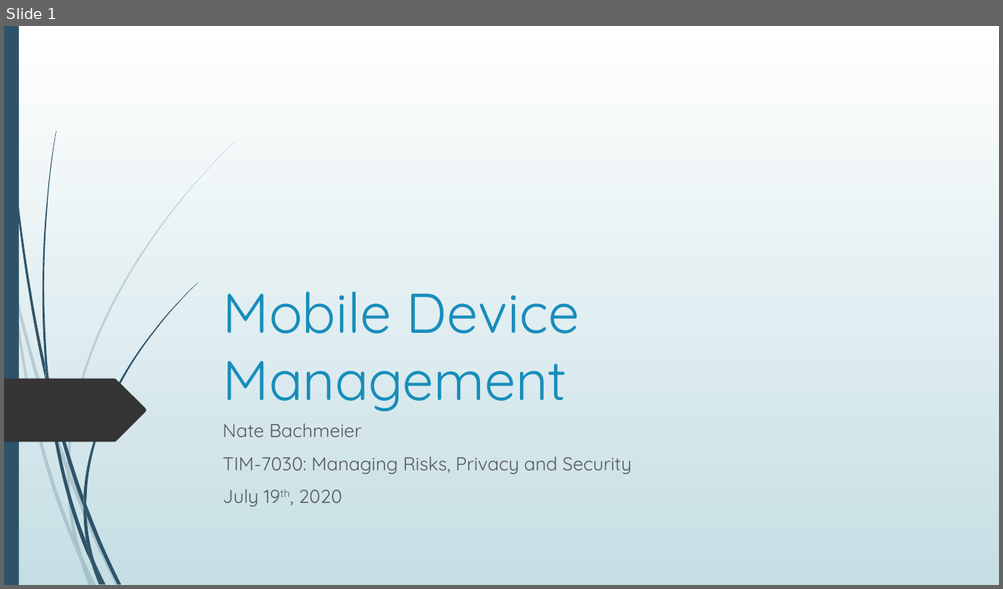
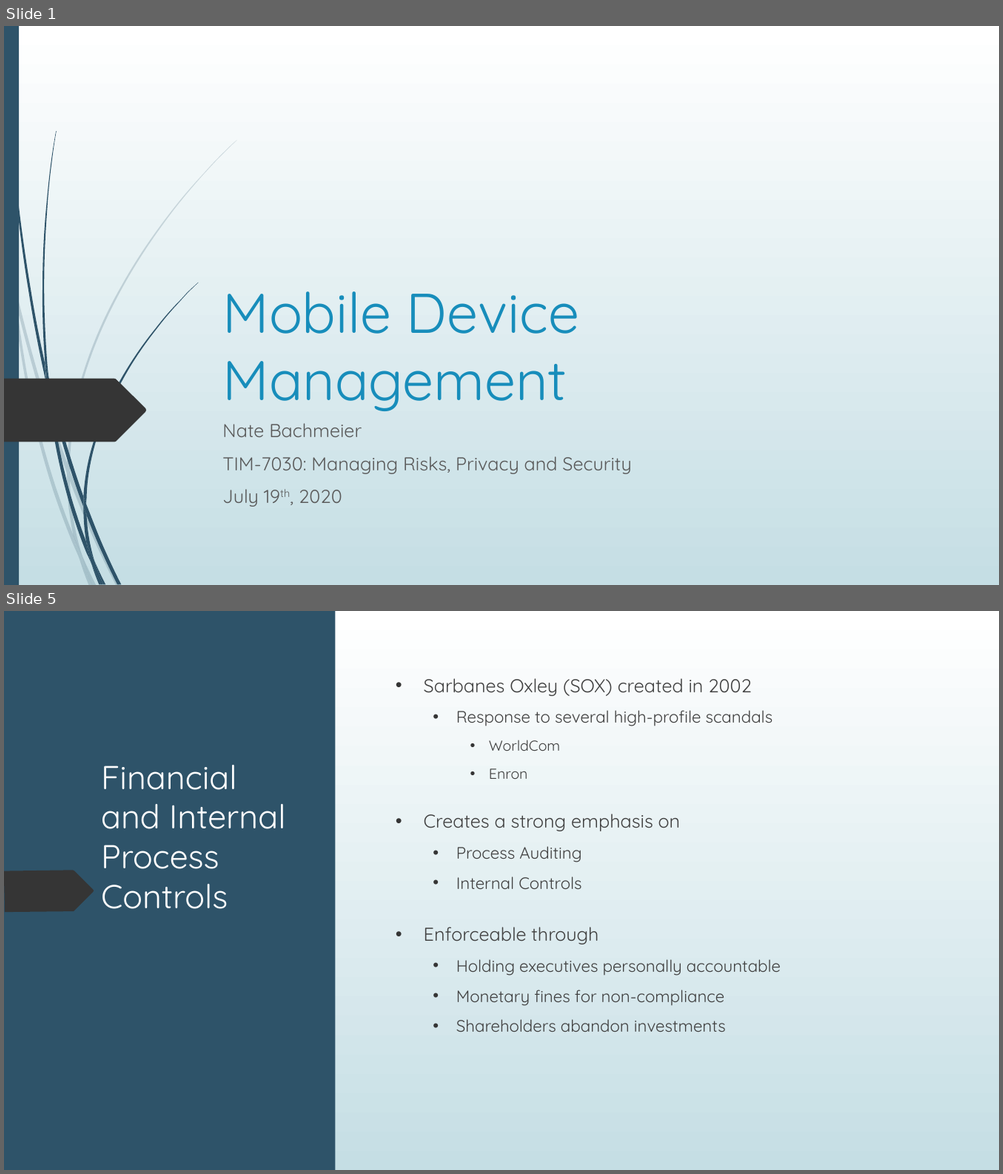
Before and after one commit to dr-natetorious/TIM-7030-Managing_Risks_and_Privacy, a slide deck: Week7_MasterDataMgmt/BachmeierNTIM7030-7.pptx. Shown one above the other, each under a label of ours: slide 1 before the commit, slides 1 and 5 after it; the slides between them are not shown. The pictures are 1003x589 and 1003x1174 pixels, drawn with LibreOffice and Linux fonts; fonts in the diff are those of the drawing. Boxes give left, top, right and bottom in pixels: in the first picture for what was removed or moved away, otherwise in the second. Text is boxed around its words. In the diff, an @@ line names an element or a change of style, - is before the commit and + after.

```diff
--- a/Week7_MasterDataMgmt/BachmeierNTIM7030-7.pptx
+++ b/Week7_MasterDataMgmt/BachmeierNTIM7030-7.pptx
@@ slide 5 added at box(4, 611, 999, 1170), background gradient #FFFFFF to #C5DEE5; not listed: 11 template elements that a slide beside it also shows @@
@@ rectangle added at box(4, 611, 336, 1170), fill #2E5369 @@
@@ rectangle added at box(395, 611, 999, 1170), fill gradient #FFFFFF to #C5DEE5 @@
@@ freeform shape added at box(4, 669, 134, 710), fill #353535 @@
@@ text added at box(424, 678, 780, 1032), 16 pt, text #404040 @@
+• Sarbanes Oxley (SOX) created in 2002
+  • Response to several high-profile scandals
+    • WorldCom
+    • Enron
+• Creates a strong emphasis on
+  • Process Auditing
+  • Internal Controls
+• Enforceable through
+  • Holding executives personally accountable
+  • Monetary fines for non-compliance
+  • Shareholders abandon investments
@@ title added at box(101, 765, 285, 909), 32 pt, text #FFFFFF @@
+Financial and Internal Process Controls
@@ freeform shape added at box(4, 871, 94, 912), fill #353535 @@
```
Also in this commit, not shown: 2 slides changed, 11 other slides added.
